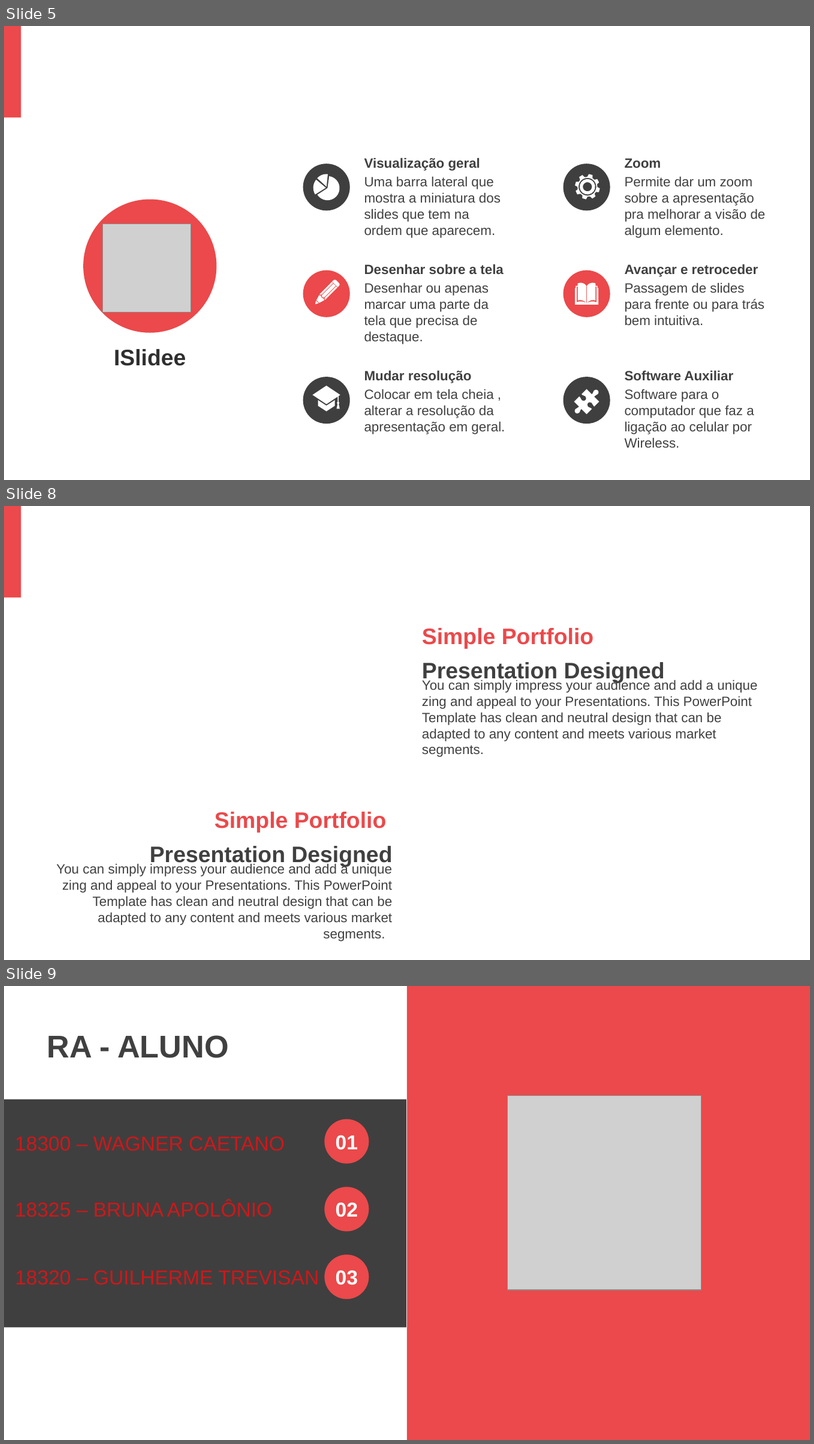
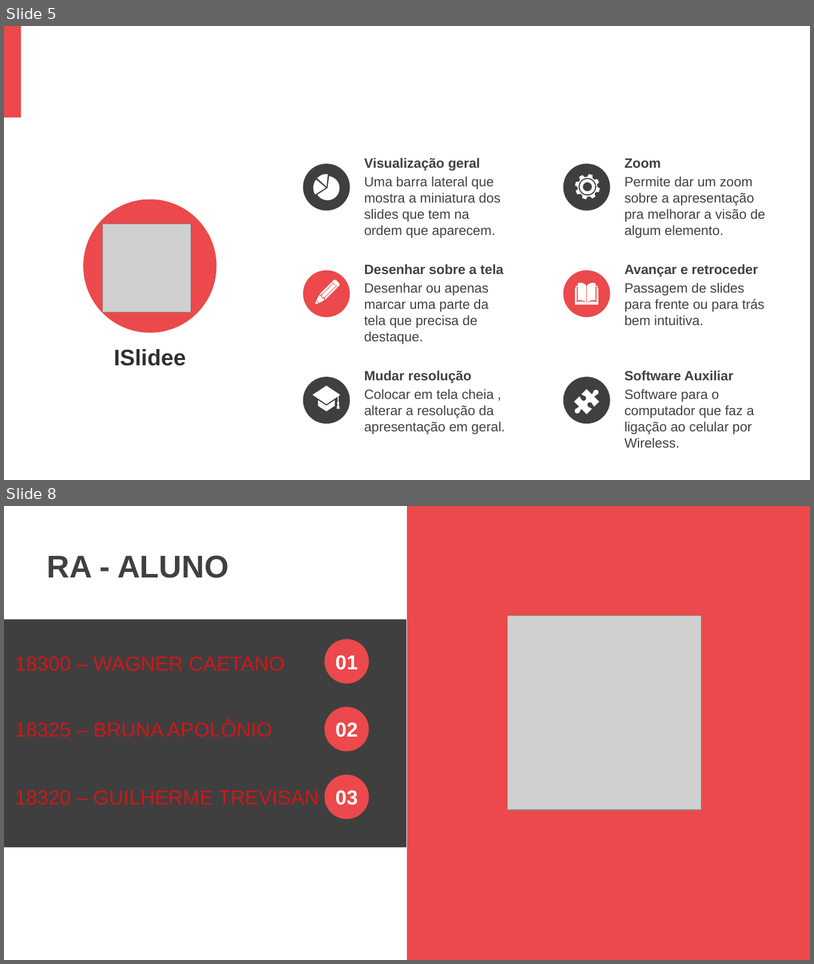
Before and after one commit to WagnerCaetano/TCC-2019, a slide deck: APRESENTAÇÃO TCC.pptx. Shown one above the other, each under a label of ours: slides 5, 8 and 9 before the commit, slides 5 and 8 after it; the slides between them are not shown. The pictures are 814x1444 and 814x964 pixels, drawn with LibreOffice and Linux fonts; fonts in the diff are those of the drawing; grey boxes stand for pictures; background and template pictures are left out. Boxes give left, top, right and bottom in pixels: in the first picture for what was removed or moved away, otherwise in the second. Text is boxed around its words. In the diff, an @@ line names an element or a change of style, - is before the commit and + after.

```diff
--- a/APRESENTAÇÃO TCC.pptx
+++ b/APRESENTAÇÃO TCC.pptx
@@ slide 8 removed at [4,506,810,960], background picture (left out); not listed: 1 template element that a slide beside it also shows @@
@@ text removed at [32,513,667,564] @@
-Portfolio Presentation
@@ text removed at [422,628,665,682] @@
-Simple Portfolio
-Presentation Designed
@@ text removed at [422,679,758,757] @@
-You can simply impress your audience and add a unique zing and appeal to your Presentations. This PowerPoint Template has clean and neutral design that can be adapted to any content and meets various market segments.
@@ text removed at [566,682,593,693] @@
-Insert the title of your subtitle Here
@@ text removed at [150,811,392,867] @@
-Simple Portfolio
-Presentation Designed
@@ text removed at [56,863,392,941] @@
-You can simply impress your audience and add a unique zing and appeal to your Presentations. This PowerPoint Template has clean and neutral design that can be adapted to any content and meets various market segments.
@@ what was slide 9 is now slide 8 @@
```
Also in this commit, not shown: 3 slides changed, 1 slide added, 5 other slides removed, 10 other files.
